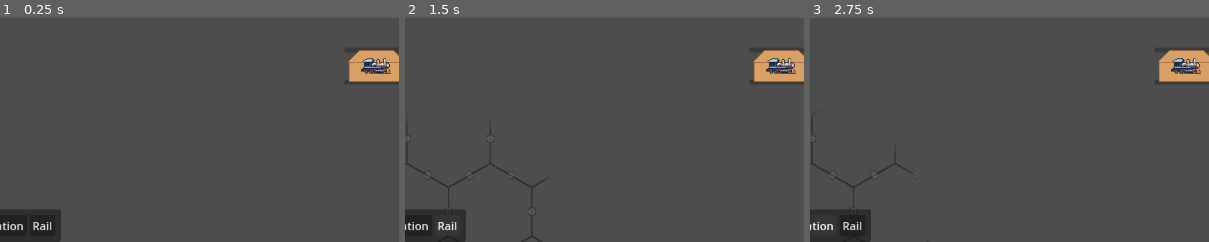
Above: before the commit, frames 1-3 (left to right).
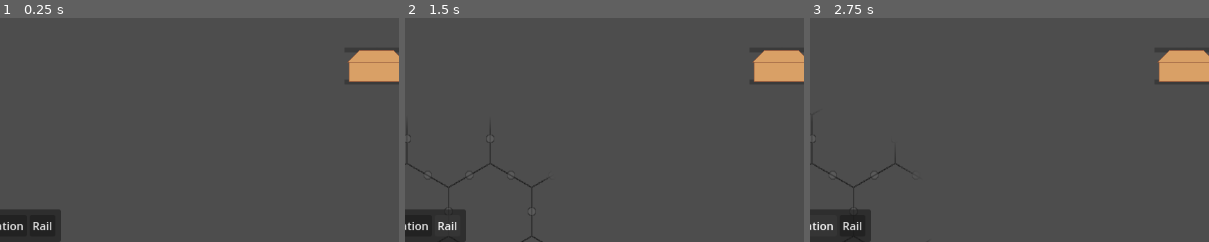
Above: after the commit, the same moments.

Repository: Vakrim/poszynach
Game: Godot game, scene res://main.tscn
Two runs of this game, one before a commit and one after it. Both use one fixed random seed, a clock stepped at 60 frames per second and the inputs below.
Inputs:
- Up to frame 1 (0.25 s): no input
- Up to frame 2 (1.5 s): click "Station" at 0.5 s; click "Rail" at 1.25 s
- Up to frame 3 (2.75 s): click "Station" at 2 s
The pictures show only the part of the screen within x 3-53%, y 50-100%; the shares and areas given below are measured in that part.

The runs differ from the first frame. In frame 1, 0.4% of the frame differs, in the area x 90-98%, y 17-25%; in frame 2, 0.4%; in frame 3, 0.4%.

Commit message:
block rails modification under stations

Diff:
--- a/main.tscn
+++ b/main.tscn
@@ -50,27 +50,31 @@
 script = ExtResource("4_w4wwt")
 rail_grid = NodePath("../RailGrid")
 
-[node name="TrainSpawner" type="Node" parent="." node_paths=PackedStringArray("path_finding", "rail_grid")]
+[node name="TrainSpawner" type="Node" parent="." node_paths=PackedStringArray("path_finding", "rail_grid", "on_rails")]
 script = ExtResource("5_2fuwd")
 path_finding = NodePath("../PathFinding")
 rail_grid = NodePath("../RailGrid")
+on_rails = NodePath("../OnRails")
 
-[node name="Station" parent="." instance=ExtResource("6_i8sp2")]
+[node name="OnRails" type="Node2D" parent="."]
+y_sort_enabled = true
+
+[node name="Station" parent="OnRails" instance=ExtResource("6_i8sp2")]
 position = Vector2(0, 70)
 
-[node name="Station2" parent="." instance=ExtResource("6_i8sp2")]
+[node name="Station2" parent="OnRails" instance=ExtResource("6_i8sp2")]
 position = Vector2(-900, 595)
 
-[node name="Station3" parent="." instance=ExtResource("6_i8sp2")]
+[node name="Station3" parent="OnRails" instance=ExtResource("6_i8sp2")]
 position = Vector2(600, 700)
 
-[node name="Station4" parent="." instance=ExtResource("6_i8sp2")]
+[node name="Station4" parent="OnRails" instance=ExtResource("6_i8sp2")]
 position = Vector2(-840, -560)
 
-[node name="Station5" parent="." instance=ExtResource("6_i8sp2")]
+[node name="Station5" parent="OnRails" instance=ExtResource("6_i8sp2")]
 position = Vector2(1200, -980)
 
-[node name="Station6" parent="." instance=ExtResource("6_i8sp2")]
+[node name="Station6" parent="OnRails" instance=ExtResource("6_i8sp2")]
 position = Vector2(420, -875)
 
 [connection signal="edge_created" from="RailGrid" to="TrainSpawner" method="_on_rail_grid_edge_created"]
--- a/project.godot
+++ b/project.godot
@@ -18,6 +18,7 @@
 [global_group]
 
 trains=""
+stations=""
 
 [input]
 
--- a/rail_grid/edges_grid.gd
+++ b/rail_grid/edges_grid.gd
@@ -7,7 +7,9 @@
 signal edge_created(edge: Edge)
 signal edge_removed(edge: Edge)
 
-var edges_by_position: Dictionary = {}
+var edges_by_position: Dictionary = {} # Vector2i: Edge
+
+var blocked_edges: Dictionary = {} # Vector2i: true
 
 const CONNECTION_TILE = Vector2i(0, 0)
 const CONNECTION_PLACEHOLDER_TILE = Vector2i(2, 0)
@@ -30,6 +32,9 @@
         var clicked_tile_position = local_to_map(to_local(get_global_mouse_position()))
         var clicked_tile = get_cell_atlas_coords(clicked_tile_position)
 
+        if blocked_edges.has(clicked_tile_position):
+            return
+
         if mouse_event.button_index == MOUSE_BUTTON_LEFT and mouse_event.pressed and clicked_tile == CONNECTION_PLACEHOLDER_TILE:
             create_edge(clicked_tile_position)
         elif mouse_event.button_index == MOUSE_BUTTON_RIGHT and mouse_event.pressed and clicked_tile == CONNECTION_TILE:
@@ -39,7 +44,7 @@
     set_cell(map_position, 0, CONNECTION_TILE)
     notify_master_tiles_about_change(map_position)
 
-    var edge = build_edge_data(map_position)
+    var edge = build_edge(map_position)
     edges_by_position[map_position] = edge
     edge_created.emit(edge)
 
@@ -51,7 +56,13 @@
     edges_by_position.erase(map_position)
     edge_removed.emit(edge)
 
-func build_edge_data(edge_tile_position: Vector2i) -> Edge:
+func block_edge(map_position: Vector2i) -> void:
+    blocked_edges[map_position] = true
+
+func unblock_edge(map_position: Vector2i) -> void:
+    blocked_edges.erase(map_position)
+
+func build_edge(edge_tile_position: Vector2i) -> Edge:
     return Edge.new(
         edge_tile_position,
         to_global(map_to_local(edge_tile_position)),
--- a/rail_grid/grid_builder_tool.gd
+++ b/rail_grid/grid_builder_tool.gd
@@ -7,6 +7,7 @@
 
 @export var size: int = 30:
     set(new_value):
+        assert(new_value > 0 and new_value <= 100, "Size must be between 1 and 100")
         size = new_value
         if Engine.is_editor_hint():
             generate_grid()
--- a/rail_grid/rail_grid.gd
+++ b/rail_grid/rail_grid.gd
@@ -30,6 +30,12 @@
 func remove_edge(global_position: Vector2) -> void:
     edges_grid.remove_edge(edges_grid.local_to_map(edges_grid.to_local(global_position)))
 
+func block_edge(global_position: Vector2) -> void:
+    edges_grid.block_edge(edges_grid.local_to_map(edges_grid.to_local(global_position)))
+
+func unblock_edge(global_position: Vector2) -> void:
+    edges_grid.unblock_edge(edges_grid.local_to_map(edges_grid.to_local(global_position)))
+
 func get_connections(edge: Edge) -> Array[Edge.Connection]:
     return edges_grid.get_connections(edge)
 
--- a/station/station.gd
+++ b/station/station.gd
@@ -9,3 +9,9 @@
     assert(rail_grid, 'RailGrid not found')
 
     rail_grid.create_edge(global_position)
+    rail_grid.block_edge(global_position)
+
+func _exit_tree() -> void:
+    if rail_grid:
+        rail_grid.remove_edge(global_position)
+        rail_grid.unblock_edge(global_position)
--- a/station/station.tscn
+++ b/station/station.tscn
@@ -3,7 +3,8 @@
 [ext_resource type="Texture2D" uid="uid://rnnq62ocdk1b" path="res://station/station.png" id="1_2swqm"]
 [ext_resource type="Script" path="res://station/station.gd" id="1_4sbu7"]
 
-[node name="Station" type="Node2D"]
+[node name="Station" type="Node2D" groups=["stations"]]
+z_index = 1
 script = ExtResource("1_4sbu7")
 
 [node name="Sprite2D" type="Sprite2D" parent="."]
--- a/train_spawner.gd
+++ b/train_spawner.gd
@@ -3,6 +3,7 @@
 
 @export var path_finding: PathFinding
 @export var rail_grid: RailGrid
+@export var on_rails: Node2D
 
 var train_scene = preload("res://train/train.tscn")
 
@@ -20,8 +21,7 @@
         train.rail_grid = rail_grid
         train.path_finding = path_finding
 
-        trains.append(train)
-        get_parent().add_child(train)
+        on_rails.add_child(train)
 
 func _on_rail_grid_edge_created(_edge: Edge.WithDirection) -> void:
     edges_count += 1
